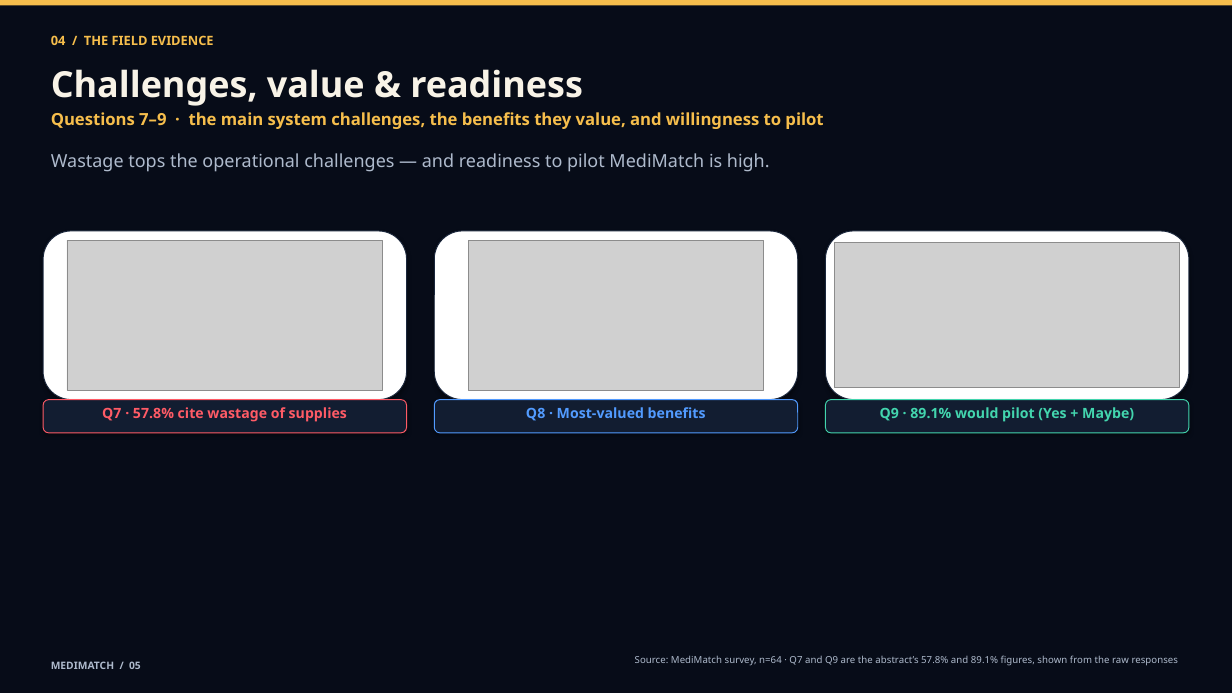
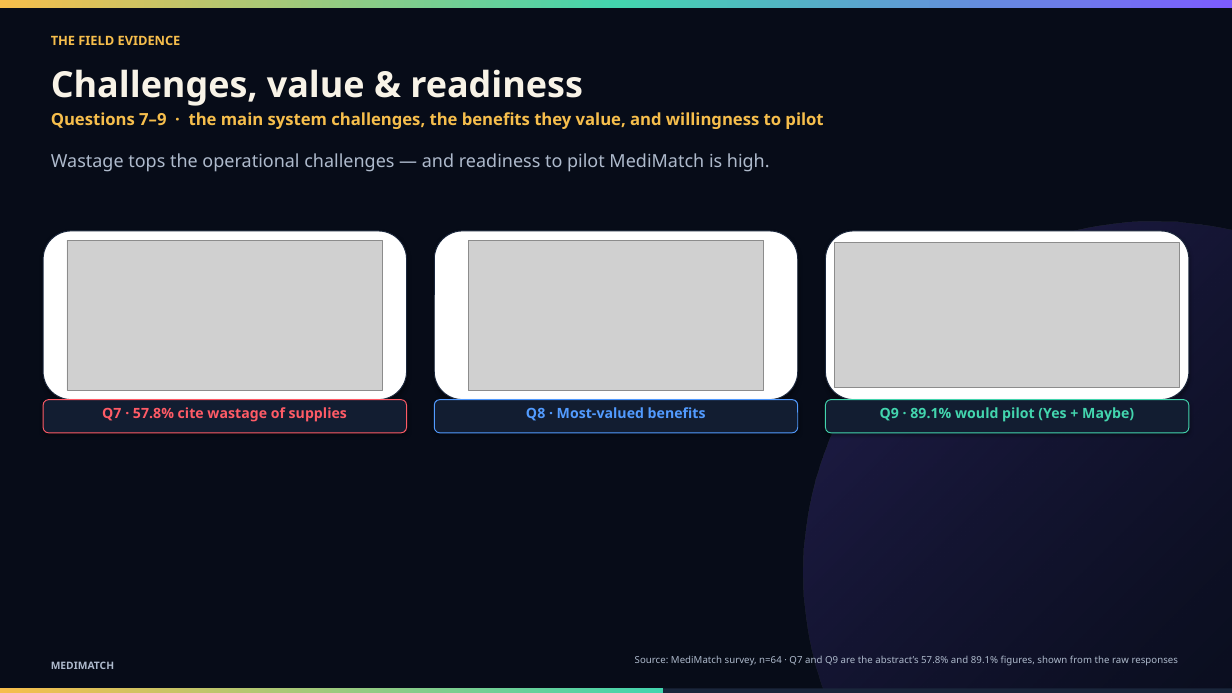
Before and after one commit to lesnargitonga/MediMatch, a slide deck: slide 7 of presentation/MediMatch_Conference_Deck.pptx (slide 5 before the commit). Drawn at 1232x693 pixels with LibreOffice and Linux fonts; fonts in the diff are those of the drawing; grey boxes stand for pictures. Boxes give left, top, right and bottom in pixels: in the first picture for what was removed or moved away, otherwise in the second. Text is boxed around its words. In the diff, an @@ line names an element or a change of style, - is before the commit and + after.

```diff
--- a/presentation/MediMatch_Conference_Deck.pptx
+++ b/presentation/MediMatch_Conference_Deck.pptx
@@ rectangle at [0,0,1232,8]: fill #F6BE4C to gradient #F6BE4C to #43D5AE to #7C5CFF @@
@@ text at [51,35,181,45]: text changed @@
-04 / THE FIELD EVIDENCE
+THE FIELD EVIDENCE
@@ ellipse added at [804,222,1232,693], fill gradient #7C5CFF to #070C18 @@
@@ rectangle added at [0,689,1232,693], fill #1A263B @@
@@ rectangle added at [0,689,664,693], fill gradient #F6BE4C to #43D5AE @@
@@ text at [51,661,114,669]: text changed @@
-MEDIMATCH / 05
+MEDIMATCH
```
Also in this commit, not shown: 9 other slides changed, 3 slides added, 2 other files.
